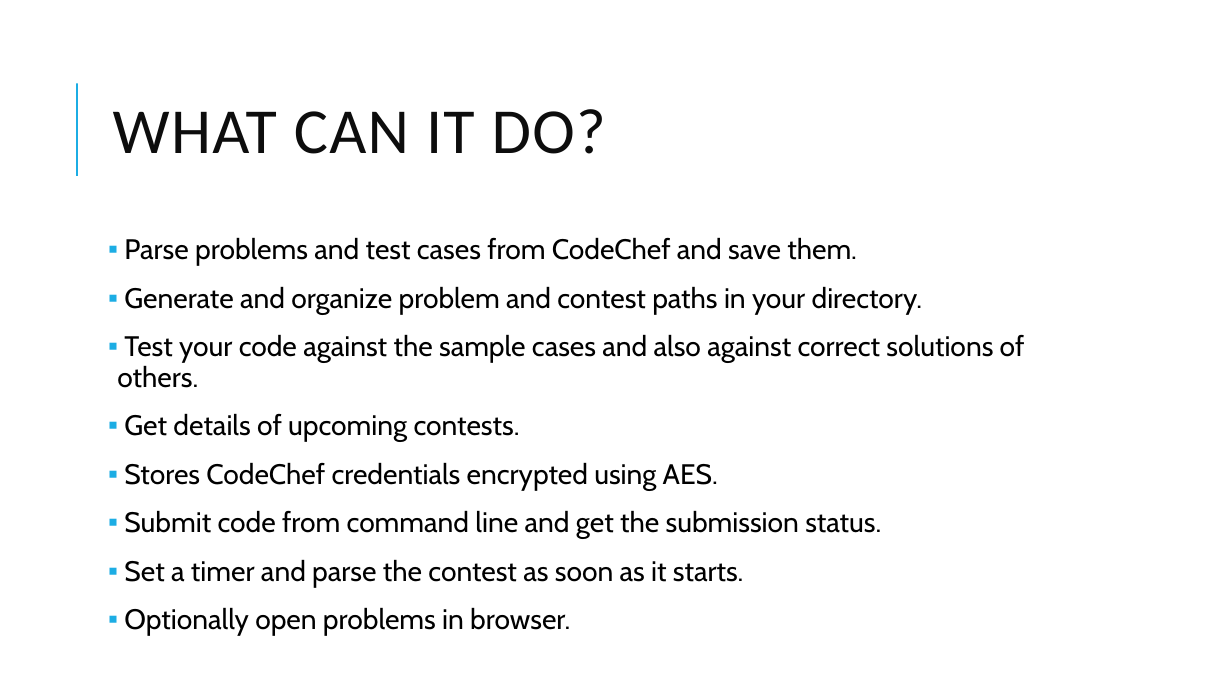
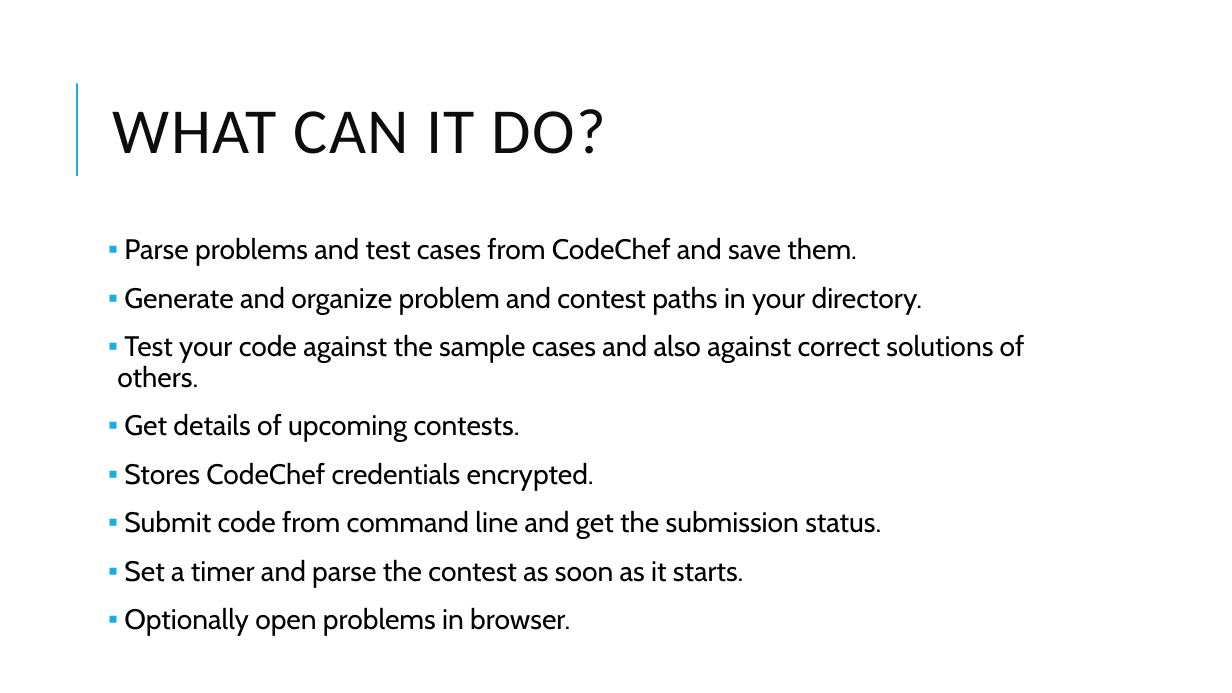
Before and after one commit to IshaanG/CodeChef-Buddy, a slide deck: slide 4 of Codechef buddy1.odp. Drawn at 1232x693 pixels with LibreOffice and Linux fonts; fonts in the diff are those of the drawing. Boxes give left, top, right and bottom in pixels: in the first picture for what was removed or moved away, otherwise in the second. Text is boxed around its words. In the diff, an @@ line names an element or a change of style, - is before the commit and + after.

```diff
--- a/Codechef buddy1.odp
+++ b/Codechef buddy1.odp
@@ text at [124, 462, 594, 490]: text changed @@
-▪ Stores CodeChef credentials encrypted using AES.
+▪ Stores CodeChef credentials encrypted.
```
Also in this commit, not shown: 7 other slides changed, 1 slide removed.
